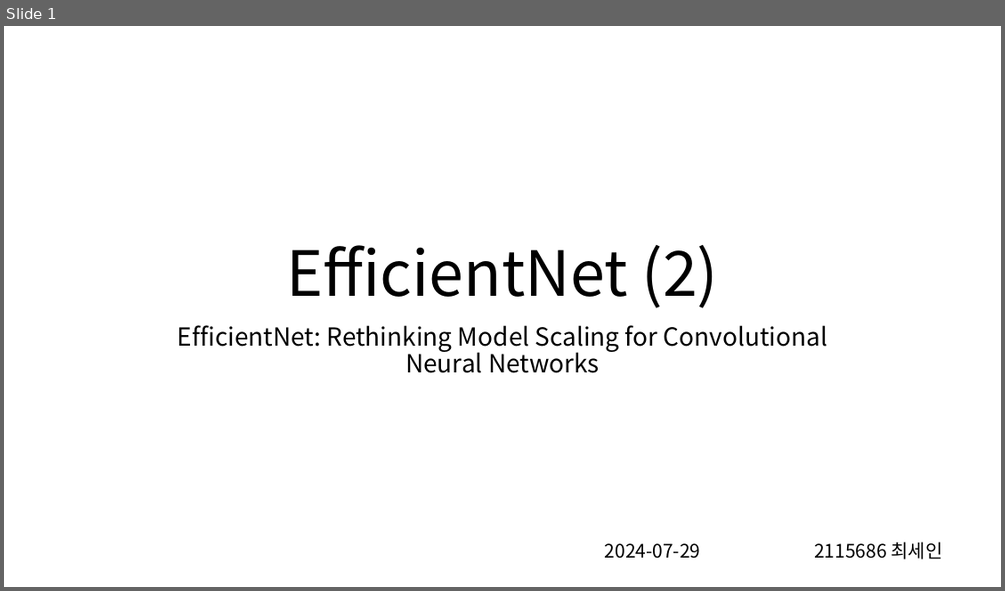
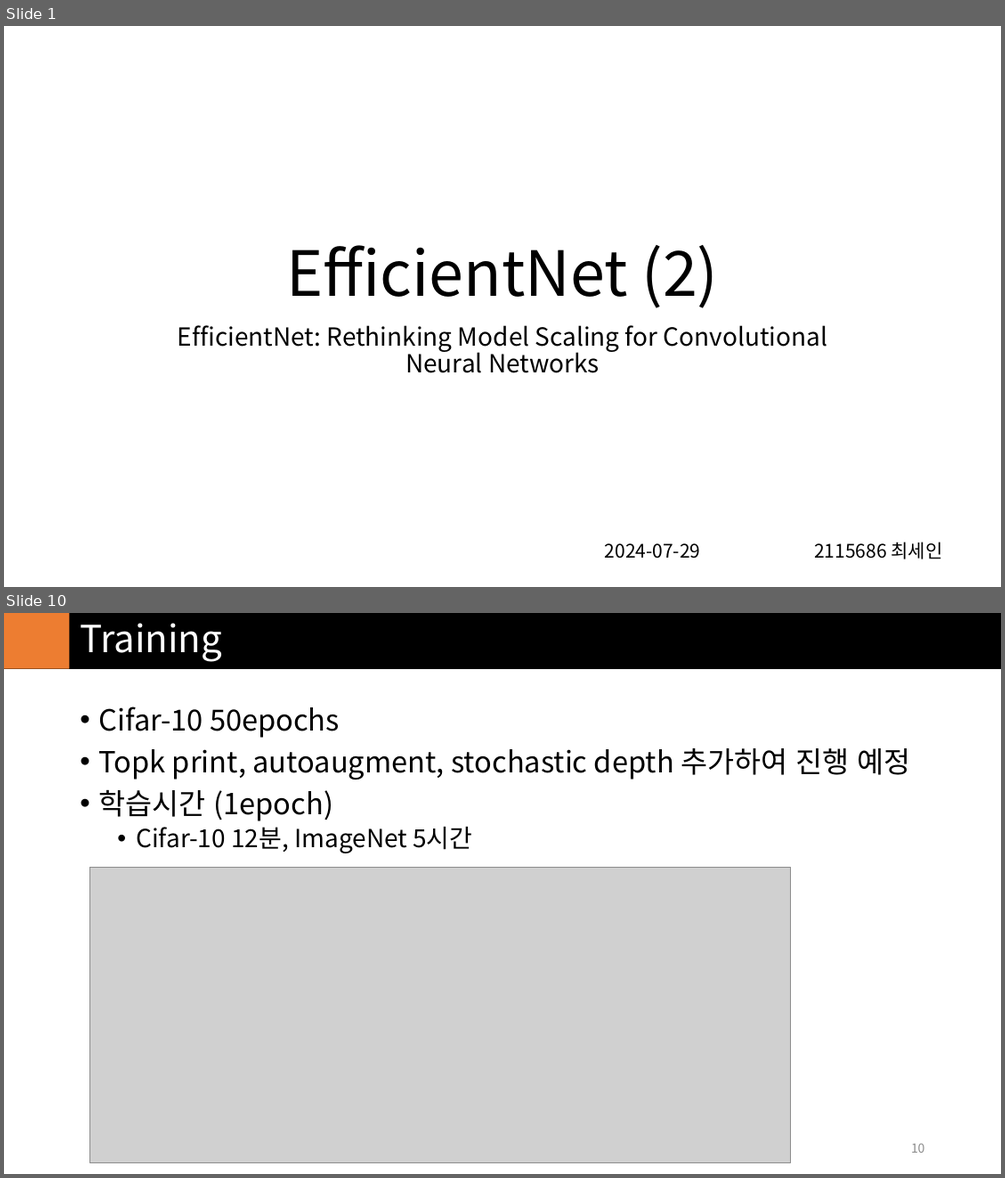
Before and after one commit to in3der/ivpl_Study_Model, a slide deck: EfficientNet/report/NASNet&EfficientNet_2.pptx. Shown one above the other, each under a label of ours: slide 1 before the commit, slides 1 and 10 after it; the slides between them are not shown. The pictures are 1005x591 and 1005x1178 pixels, drawn with LibreOffice and Linux fonts; fonts in the diff are those of the drawing; grey boxes stand for pictures. Boxes give left, top, right and bottom in pixels: in the first picture for what was removed or moved away, otherwise in the second. Text is boxed around its words. In the diff, an @@ line names an element or a change of style, - is before the commit and + after.

```diff
--- a/EfficientNet/report/NASNet&EfficientNet_2.pptx
+++ b/EfficientNet/report/NASNet&EfficientNet_2.pptx
@@ slide 10 added at [4,613,1001,1174], background #FFFFFF @@
@@ rectangle added at [4,613,1001,668], fill #000000, outline #000000 1 pt @@
@@ rectangle added at [4,613,70,668], fill #ED7D31 @@
@@ title added at [80,623,222,662], 36 pt, text #FFFFFF @@
+Training
@@ text added at [98,706,911,853], 28 pt, text #000000 @@
+• Cifar-10 50epochs
+• Topk print, autoaugment, stochastic depth 추가하여 진행 예정
+• 학습시간 (1epoch)
+  • Cifar-10 12분, ImageNet 5시간
@@ picture added at [90,868,791,1163] @@
@@ page number added at [911,1143,925,1152], 12 pt, text #8C8C8C @@
+10
```
Also in this commit, not shown: 3 slides changed, 5 other slides added, 8 slides removed, 1 other file.
